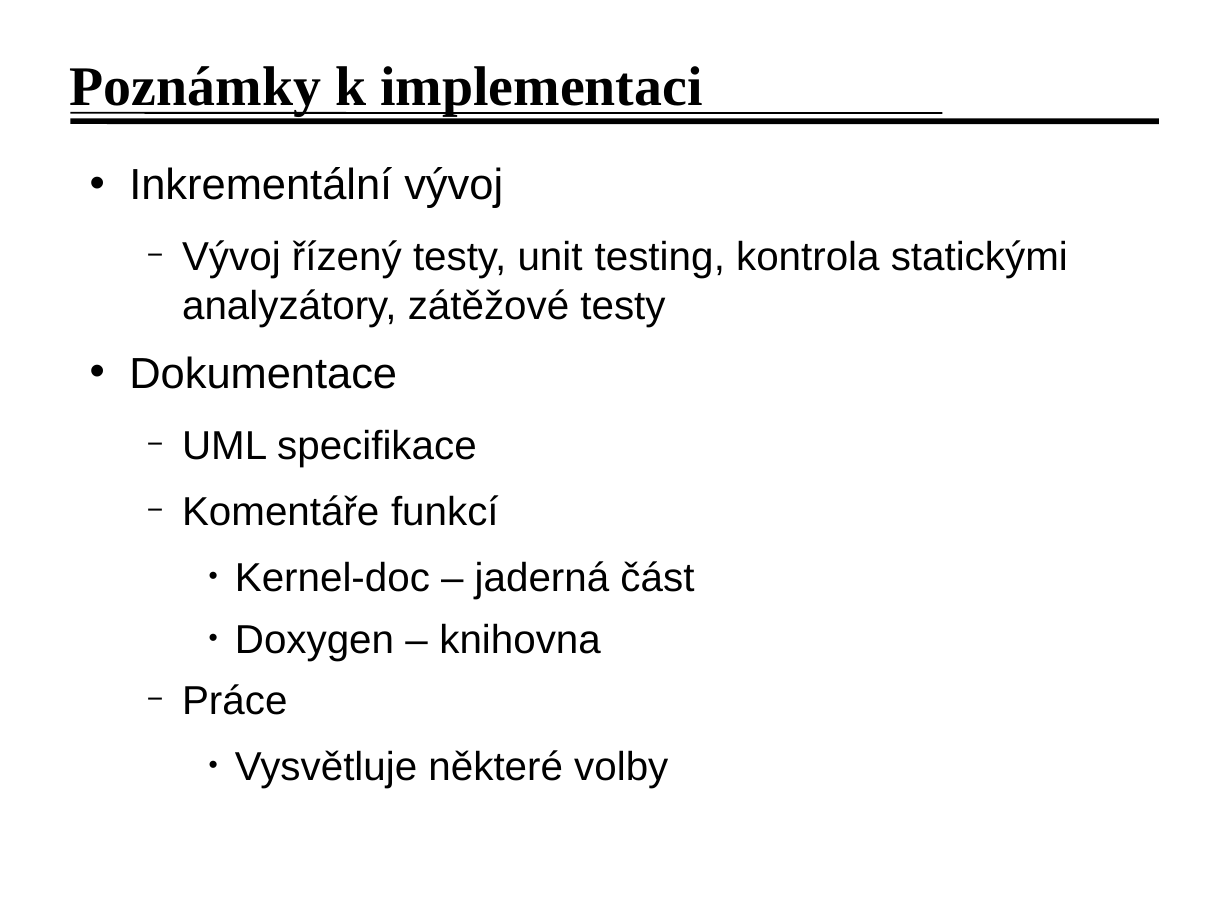
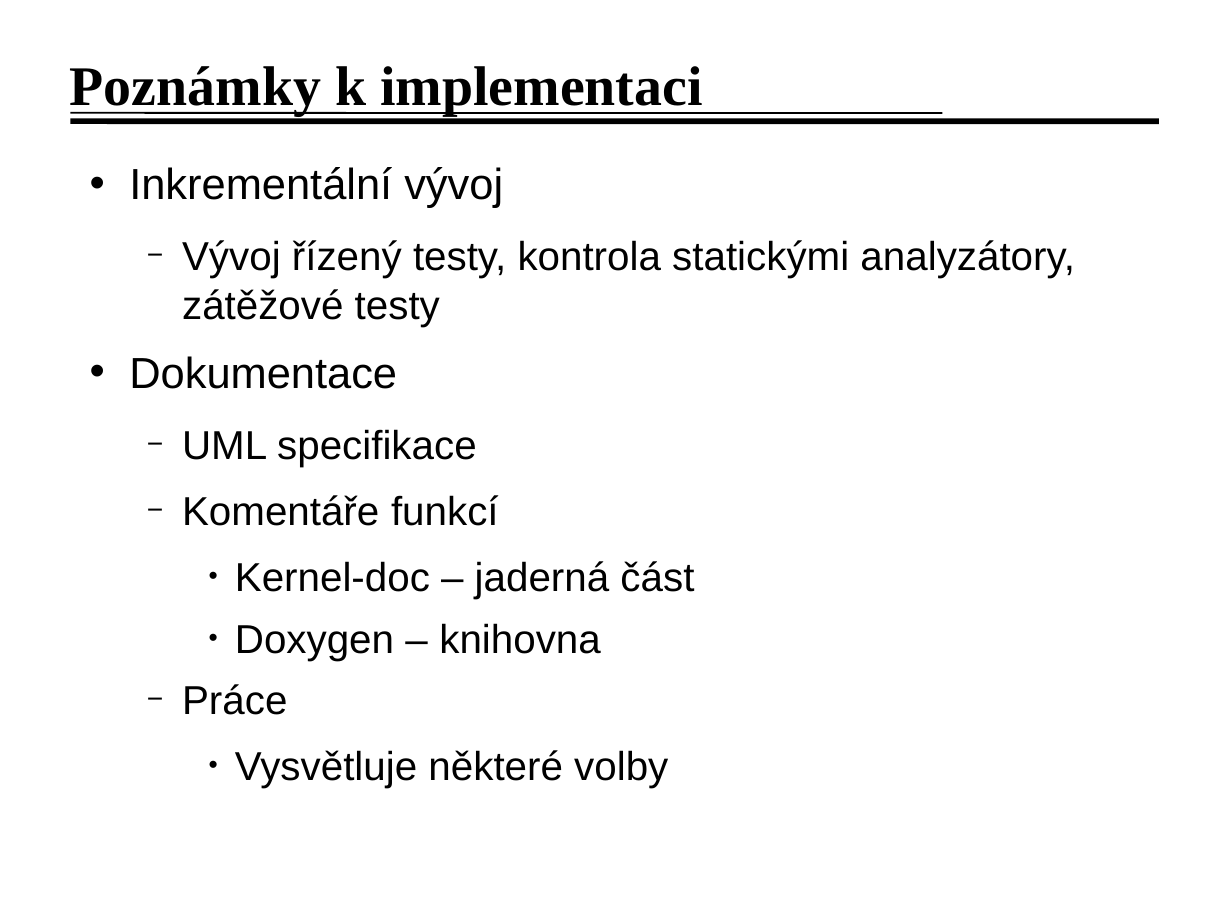
Before and after one commit to jirislaby/writings, a slide deck: slide 8 of presentation/obhajoba.odp. Drawn at 1232x924 pixels with LibreOffice and Linux fonts; fonts in the diff are those of the drawing; background and template pictures are left out. Boxes give left, top, right and bottom in pixels: in the first picture for what was removed or moved away, otherwise in the second. Text is boxed around its words. In the diff, an @@ line names an element or a change of style, - is before the commit and + after.

```diff
--- a/presentation/obhajoba.odp
+++ b/presentation/obhajoba.odp
@@ text at (x1=182, y1=240, x2=1074, y2=327): text changed @@
-  − Vývoj řízený testy, unit testing, kontrola statickými analyzátory, zátěžové testy
+  − Vývoj řízený testy, kontrola statickými analyzátory, zátěžové testy
```
Also in this commit, not shown: 3 other slides changed, 1 other file.
